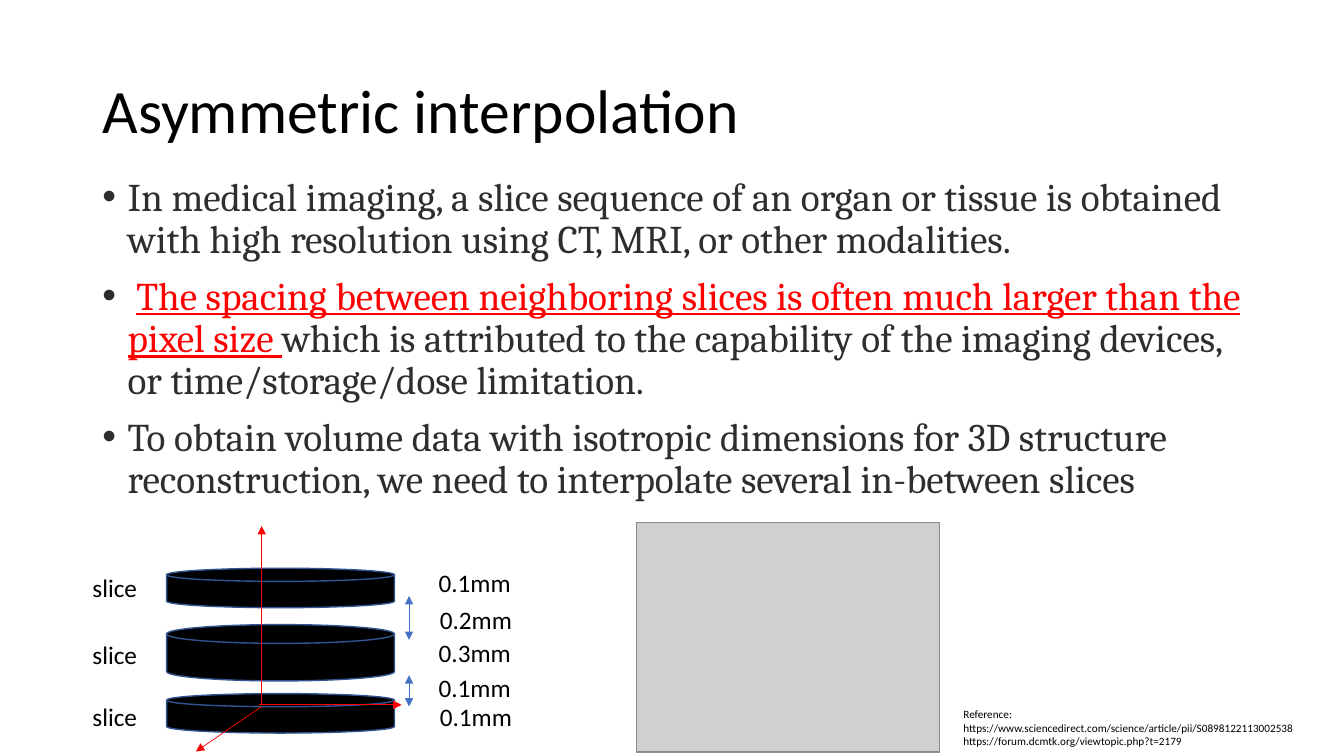
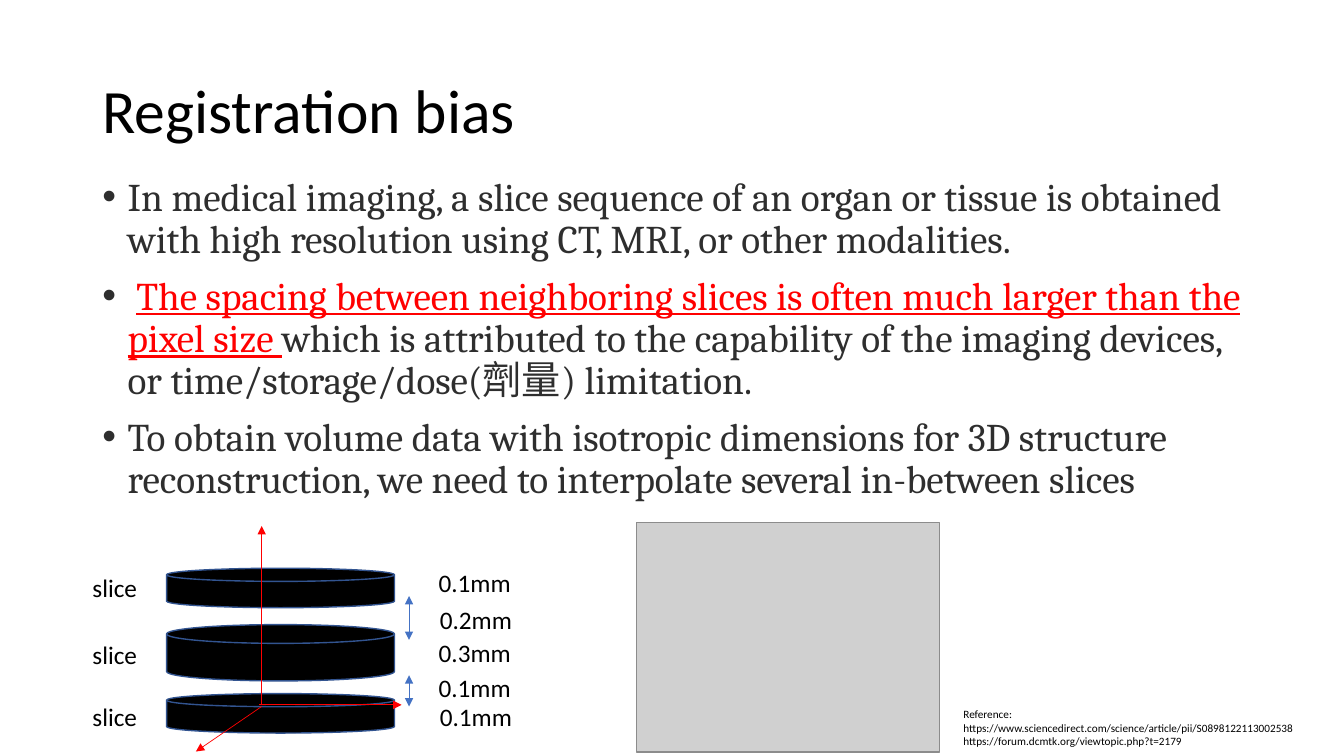
Before and after one commit to autotntfan/BIP, a slide deck: slide 13 of The insight toolkit image registration framework.pptx (slide 10 before the commit). Drawn at 1344x756 pixels with LibreOffice and Linux fonts; fonts in the diff are those of the drawing; grey boxes stand for pictures. Boxes give left, top, right and bottom in pixels: in the first picture for what was removed or moved away, otherwise in the second. Text is boxed around its words. In the diff, an @@ line names an element or a change of style, - is before the commit and + after.

```diff
--- a/The insight toolkit image registration framework.pptx
+++ b/The insight toolkit image registration framework.pptx
@@ title at (102,90,515,144): text changed @@
-Asymmetric interpolation
+Registration bias
@@ text at (128,282,1241,403): text changed @@
-• The spacing between neighboring slices is often much larger than the pixel size which is attributed to the capability of the imaging devices, or time/storage/dose limitation.
+• The spacing between neighboring slices is often much larger than the pixel size which is attributed to the capability of the imaging devices, or time/storage/dose(劑量) limitation.
```
Also in this commit, not shown: 4 other slides changed, 10 slides added.
